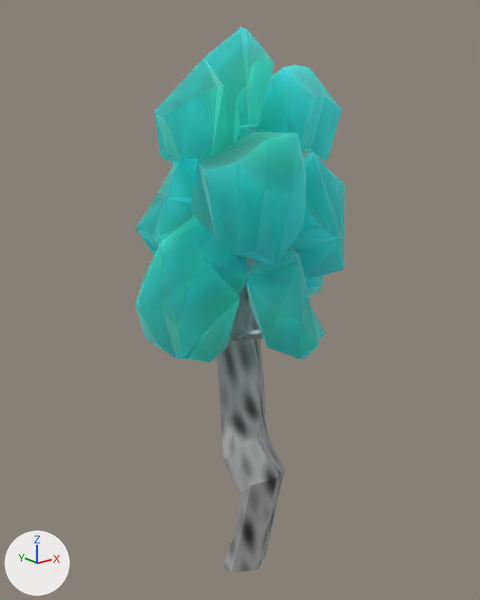
The Blender file Objects/Foliage/Tree_01/tree_01-03.blend: old version first, new version second.
One viewpoint serves both versions: a 50 mm lens placed at (-2.01, -2.5, 2.39), pointed at (0.07, 0.1, 1.35). Arrows for +X, +Y and +Z are at lower left; the lights stay in place.

Objects in the first picture: 'Leaves', 'Trunk'.
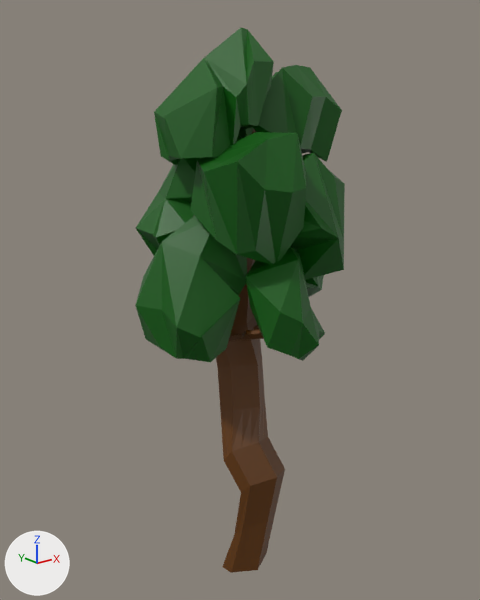
What changed in the scene script:
```text
Add mat_material:
    mat_material = principled_material('Material')
    mat_material.base_color = (0.0, 0.101, 0.000155)  # dark green #005901
Add mat_material_001:
    mat_material_001 = principled_material('Material.001')
    mat_material_001.base_color = (0.119, 0.0371, 0.0)  # brown #613600
Change me_cylinder:
    where me_cylinder.from_pydata(...)  # 329 vertices, 318 faces; spans x -0.127..0.141, y -0.114..0.144, z -0.059..0.941
    remove me_cylinder.materials.append(mat_trunk_wood)
    add me_cylinder.materials.append(mat_material_001)  # brown #613600
Change me_cylinder_001:
    where me_cylinder_001.from_pydata(...)  # 340 vertices, 310 faces; spans x -0.21..0.262, y -0.188..0.244, z 0.44..1.066
    remove me_cylinder_001.materials.append(mat_leaf_bundle)
    add me_cylinder_001.materials.append(mat_material)  # dark green #005901
```

Changed parts and their boxes [x1, y1, x2, y2] in the pictures (480 x 600 px):
'Leaves', recoloured: [135, 28, 345, 362] in both
'Trunk', recoloured (grey to brown): [216, 129, 285, 573] in both
